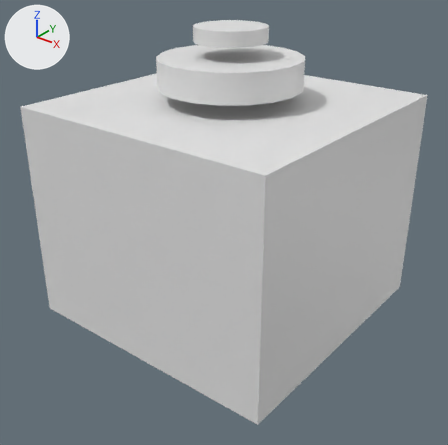
What one commit did to the OBJ model Resources/assets/artificer/textures/models/ITable2.obj.
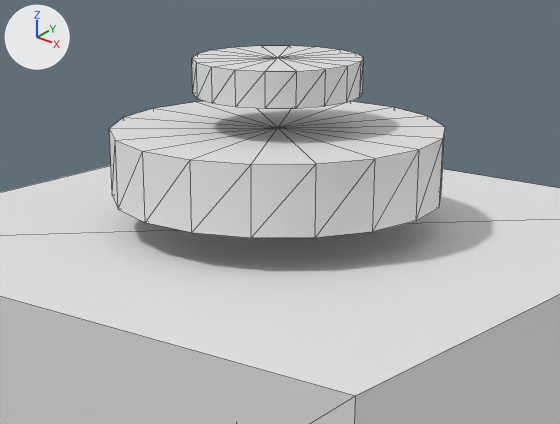
Each version appears first whole from a camera (50 mm lens) standing at (1.804, -1.167, 1.358) and looking at (0.529, 0.427, 0.37), and next in a close-up on the part from 24% to 80% of the width and 0% to 42% of the height. The axes (+X, +Y, +Z) are drawn at upper left. The lights are the same throughout. The close-ups show mesh edges as thin lines. Where no turn or scale is listed for an object, it has been applied to the vertices.

The older version as bpy lines, for what is in view:
```python
me_itable2 = bpy.data.meshes.new('ITable2')
me_itable2.from_pydata(...)  # a box spanning x 0.0..1.0, y 0.0..1.0, z 0.0..0.8; an 18-sided cylinder along z spanning x 0.25..0.75, y 0.254..0.746, z 0.85..0.95; an 18-sided cylinder along z spanning x 0.375..0.625, y 0.377..0.623, z 1.0..1.05
ob_itable2 = bpy.data.objects.new('ITable2', me_itable2)
ob_itable2.location = (0.0, 0.0, 0.0)
```
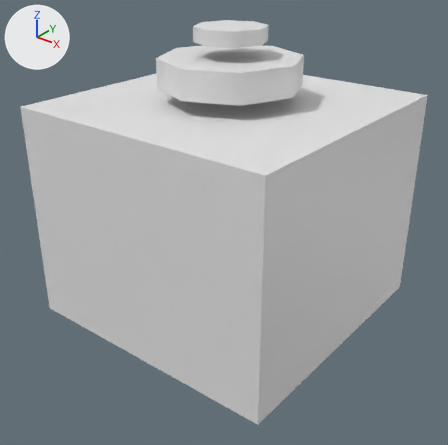
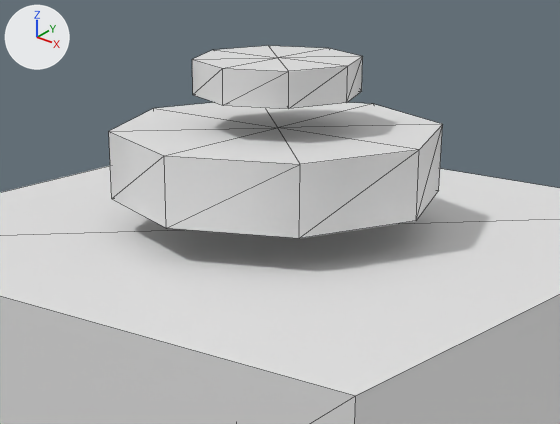
Changed parts and their boxes [x1, y1, x2, y2] in the close-ups (560 x 424 px):
part 1 of me_itable2, cut back: before [109, 46, 445, 238]; after [109, 46, 441, 238]

What the commit changed:
me_itable2 is used by ob_itable2; location (0.0, 0.0, 0.0).
me_itable2 had 84 vertices, 156 faces and spanned x 0.0..1.0, y 0.0..1.0, z 0.0..1.05.
me_itable2 now has 44 vertices, 76 faces and spans x 0.0..1.0, y 0.0..1.0, z 0.0..1.05.
Part 1, on me_itable2:
48 vertices are removed from x 0.308..0.692, y 0.254..0.746, z 0.85..1.05.
112 faces are deleted.
16 vertices move from x 0.265..0.735, y 0.415..0.586, z 0.85..1.05 to x 0.323..0.677, y 0.323..0.677, z 0.85..1.05.
8 vertices are added at x 0.5, y 0.25..0.75, z 0.85..1.05.
32 new faces join them.
